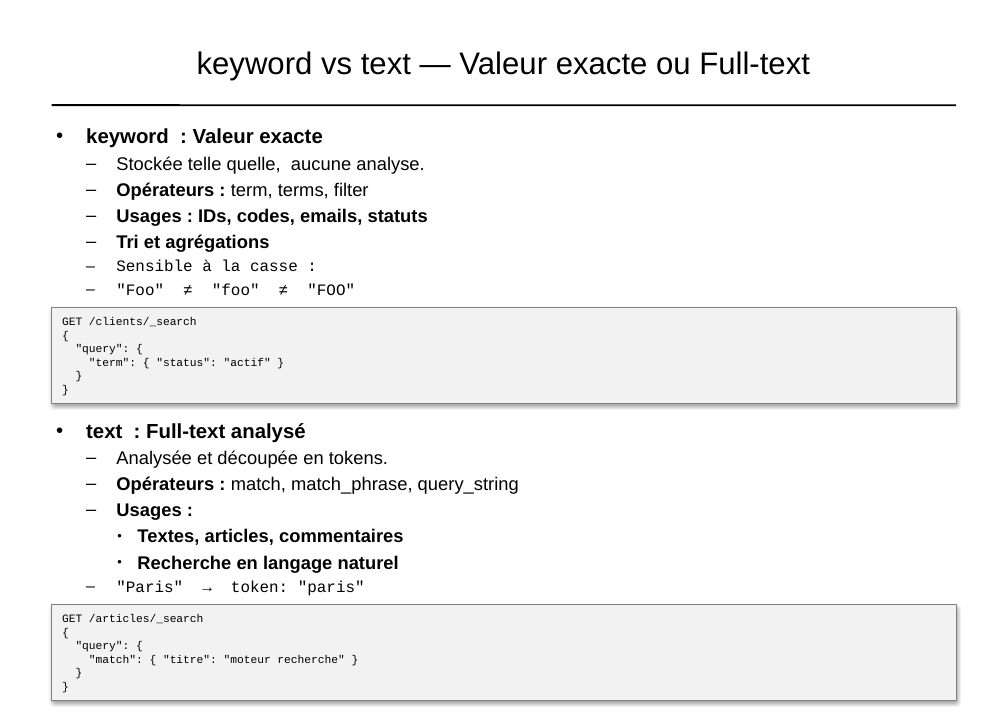
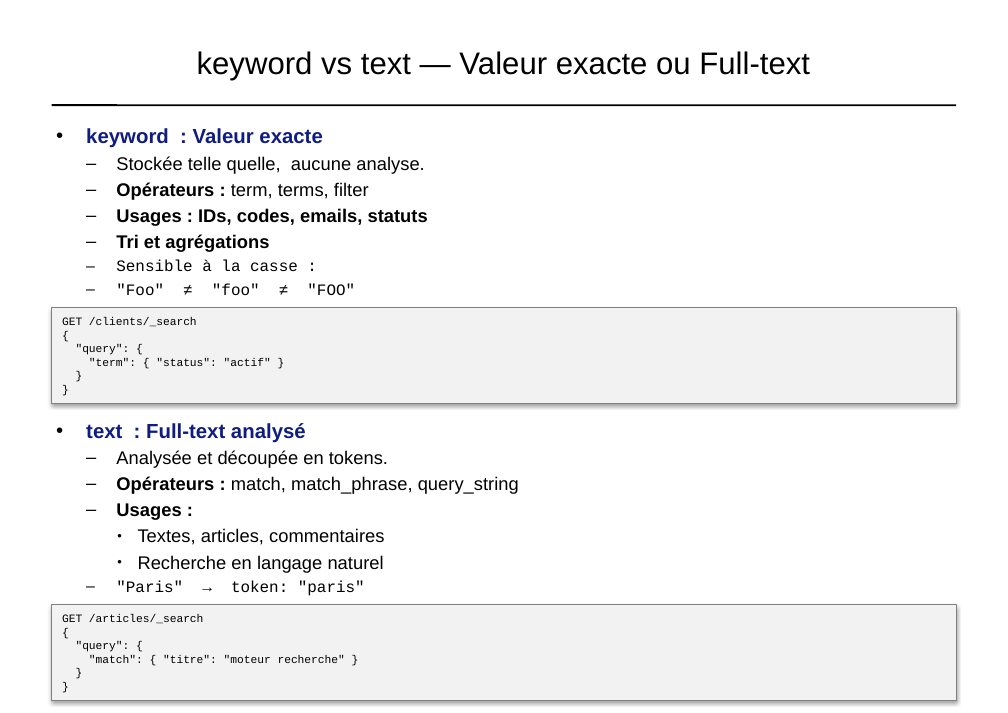
Before and after one commit to dthibau/opensearch, a slide deck: slide 40 of opensearch_simple.pptx. Drawn at 1008x713 pixels with LibreOffice and Linux fonts; fonts in the diff are those of the drawing. Boxes give left, top, right and bottom in pixels: in the first picture for what was removed or moved away, otherwise in the second. Text is boxed around its words. In the diff, an @@ line names an element or a change of style, - is before the commit and + after.

```diff
--- a/opensearch_simple.pptx
+++ b/opensearch_simple.pptx
@@ text at (86,128,322,148): text colour #000000 to #0F1C81 in "keyword : Valeur exacte" @@
@@ text at (86,423,384,572): text colour #000000 to #0F1C81 in "text : Full-text analysé"; bold off in "Textes, articles, commentaires", "Recherche en langage naturel" @@
```
Also in this commit, not shown: 23 other slides changed, 11 slides added, 3 other files.
